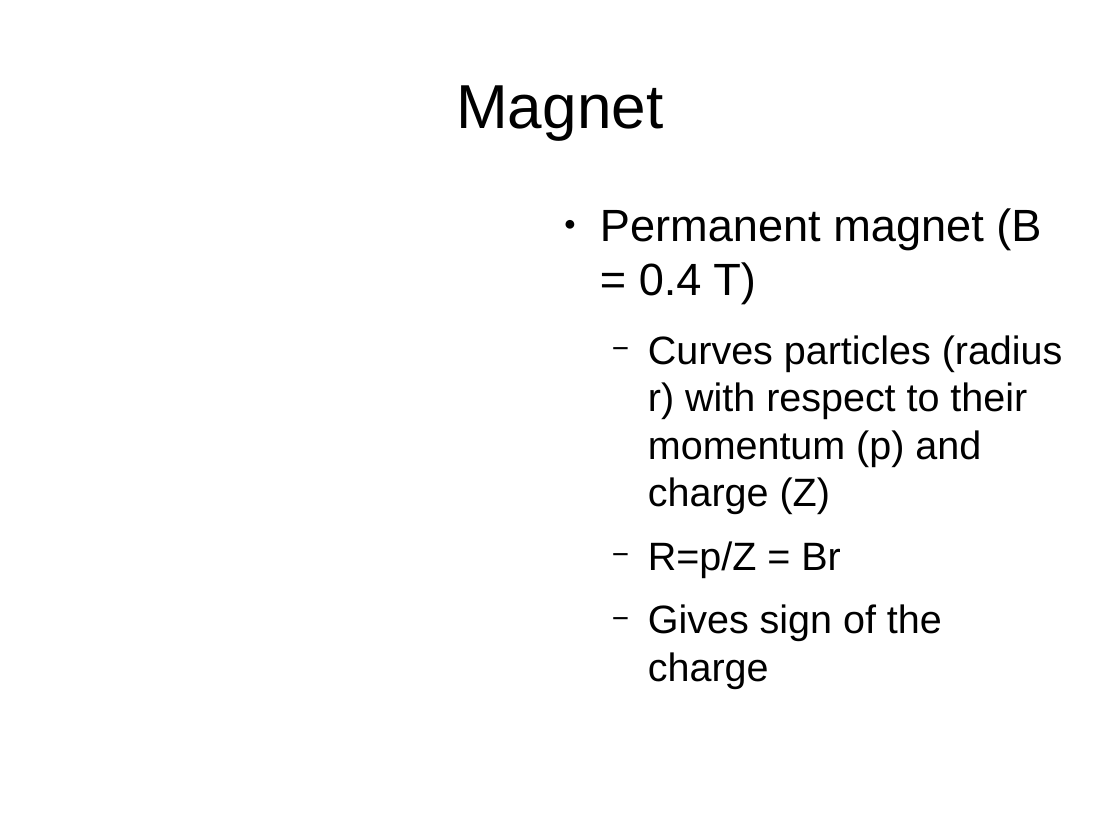
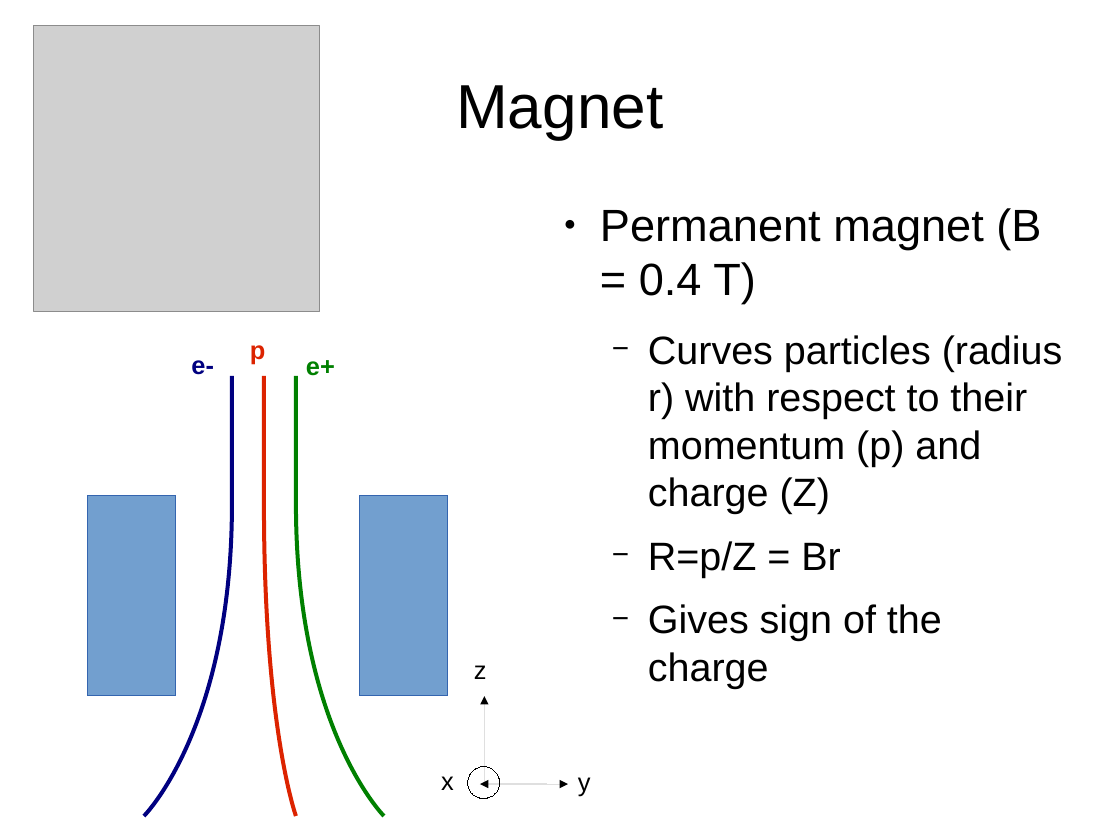
Before and after one commit to LBasara/LBasara.github.io, a slide deck: slide 9 of Defense.odp (slide 8 before the commit). Drawn at 1120x840 pixels with LibreOffice and Linux fonts; fonts in the diff are those of the drawing; grey boxes stand for pictures. Boxes give left, top, right and bottom in pixels: in the first picture for what was removed or moved away, otherwise in the second. Text is boxed around its words. In the diff, an @@ line names an element or a change of style, - is before the commit and + after.

```diff
--- a/Defense.odp
+++ b/Defense.odp
@@ picture added at (34,25,320,312) @@
@@ group added at (88,345,448,816): 3 freeform shapes, 3 texts, 2 rectangles @@
+e-
+e+
+p
@@ text added at (474,665,487,679), 18 pt, text #000000 @@
+z
@@ arrow added from (485, 785) to (485, 696), #000000 0 pt @@
@@ text added at (441,776,454,790), 18 pt, text #000000 @@
+x
@@ ellipse added at (468,766,499,798), outline #000000 0 pt @@
@@ text added at (578,777,591,797), 18 pt, text #000000 @@
+y
@@ double arrow added from (480, 785) to (568, 785), #000000 0 pt @@
```
Also in this commit, not shown: 3 other slides changed, 1 slide added.
